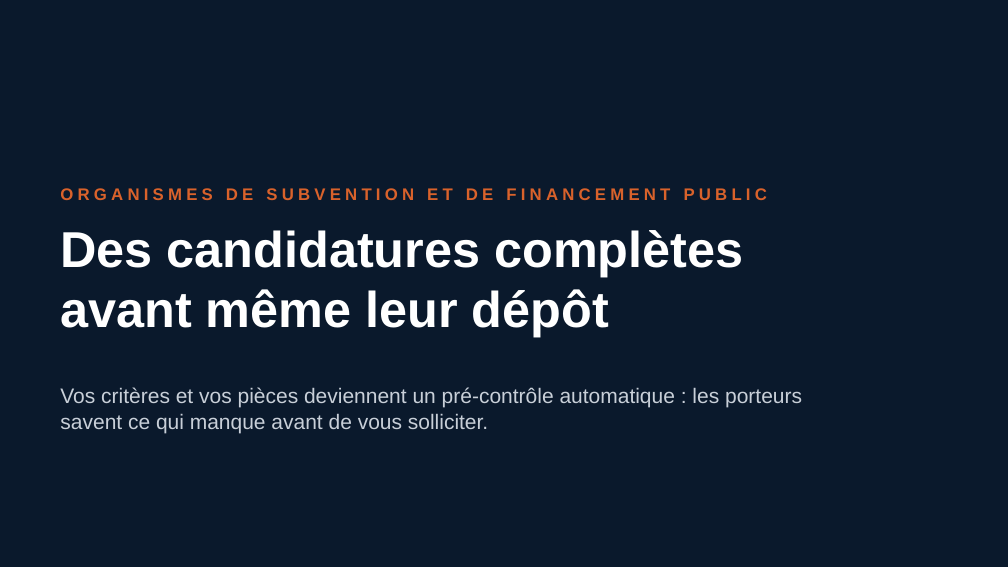
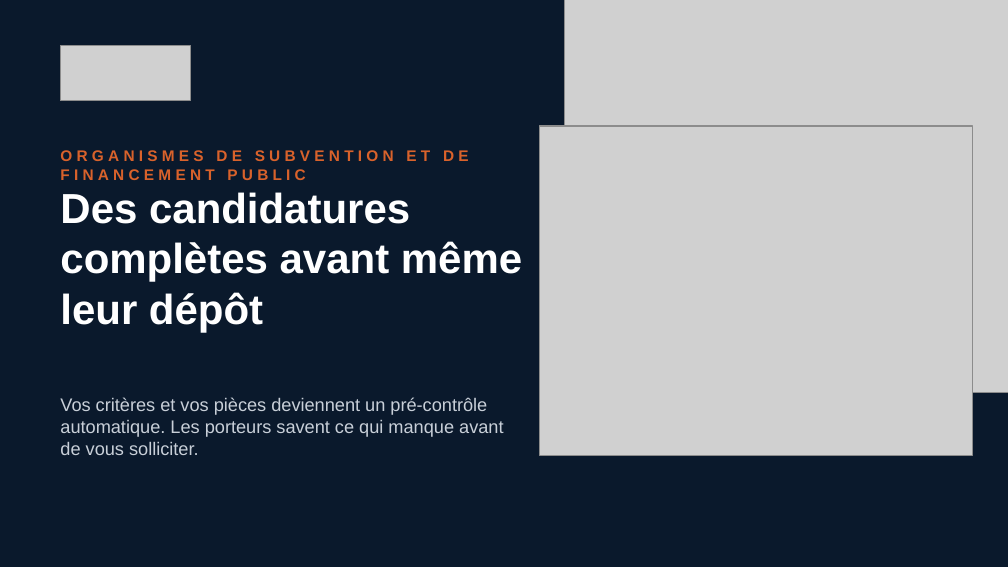
Before and after one commit to Nadir-DNA/fund-road, a slide deck: slide 1 of docs/presentations/fund-road-organismes-de-financement.pptx. Drawn at 1008x567 pixels with LibreOffice and Linux fonts; fonts in the diff are those of the drawing; grey boxes stand for pictures; background and template pictures are left out. Boxes give left, top, right and bottom in pixels: in the first picture for what was removed or moved away, otherwise in the second. Text is boxed around its words. In the diff, an @@ line names an element or a change of style, - is before the commit and + after.

```diff
--- a/docs/presentations/fund-road-organismes-de-financement.pptx
+++ b/docs/presentations/fund-road-organismes-de-financement.pptx
@@ picture added at (564, 0, 1008, 392) @@
@@ picture added at (60, 45, 191, 101) @@
@@ text "ORGANISMES DE SUBVENTION ET DE ...": place and size @@
-text "ORGANISMES DE SUBVENTION ET DE ..." at (60, 188, 767, 200)
+text "ORGANISMES DE SUBVENTION ET DE ..." at (60, 150, 469, 180)
@@ text "ORGANISMES DE SUBVENTION ET DE ..." at (60, 150, 469, 180): size 12 to 11 pt; vertical alignment middle to top @@
@@ picture added at (539, 126, 973, 456) @@
@@ text "Des candidatures complètes avant même ...": place and size @@
-text "Des candidatures complètes avant même ..." at (60, 230, 743, 337)
+text "Des candidatures complètes avant même ..." at (60, 192, 522, 332)
@@ text "Des candidatures complètes avant même ..." at (60, 192, 522, 332): size 36 to 30 pt @@
@@ text at (60, 397, 503, 455): text changed; size 15 to 13 pt @@
-Vos critères et vos pièces deviennent un pré-contrôle automatique : les porteurs savent ce qui manque avant de vous solliciter.
+Vos critères et vos pièces deviennent un pré-contrôle automatique. Les porteurs savent ce qui manque avant de vous solliciter.
```
Also in this commit, not shown: 4 other slides changed, 4 slides added, 2 slides removed, 19 other files.
